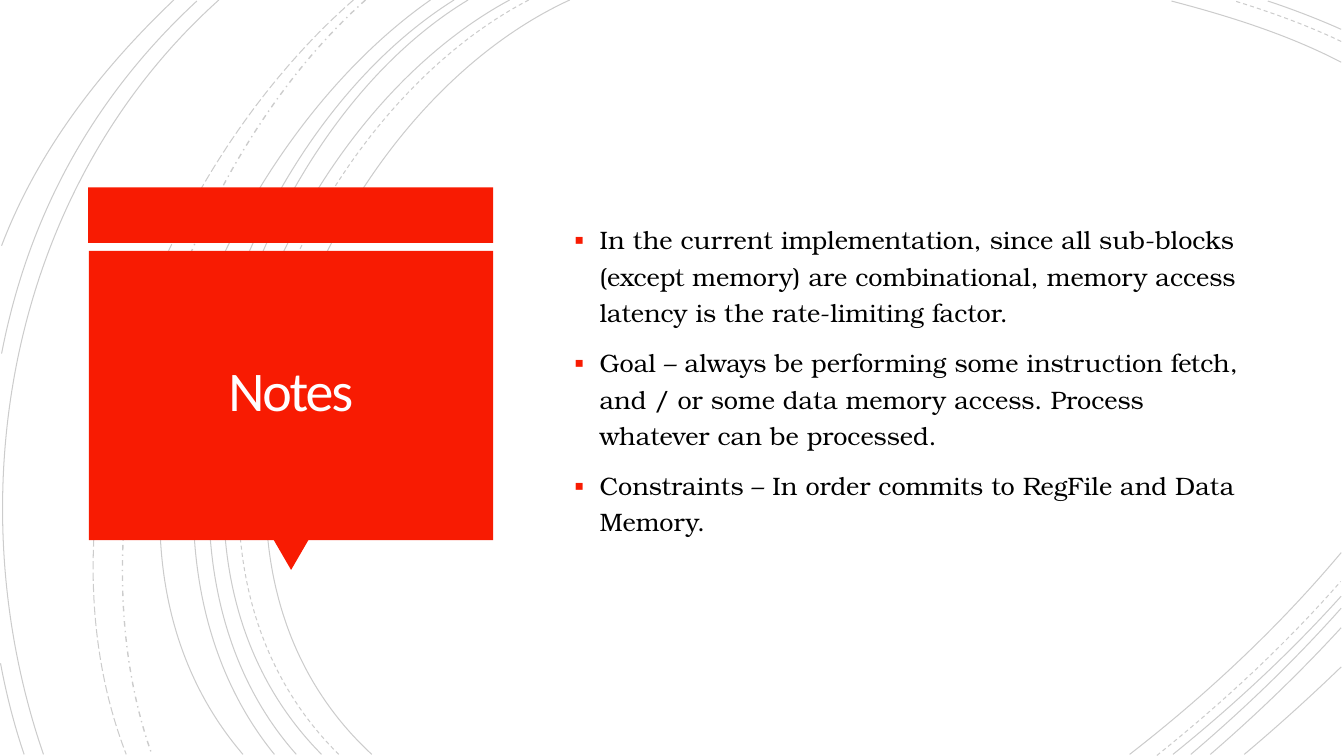
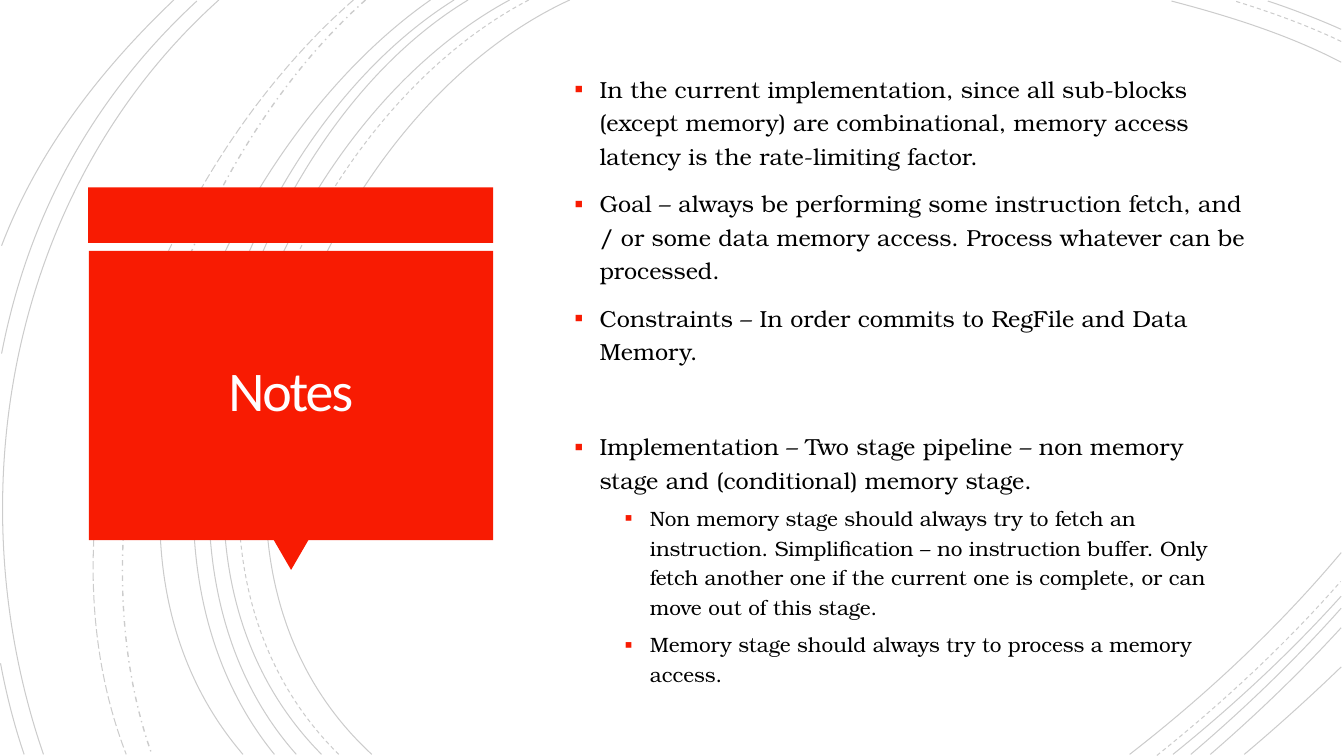
Before and after one commit to mrinav-saxena/riscv_verif0, a slide deck: slide 7 of rtl/core/multi_cycle/stall_for_mem_core.pptx. Drawn at 1344x756 pixels with LibreOffice and Linux fonts; fonts in the diff are those of the drawing. Boxes give left, top, right and bottom in pixels: in the first picture for what was removed or moved away, otherwise in the second. Text is boxed around its words. In the diff, an @@ line names an element or a change of style, - is before the commit and + after.

Commit message:
updated stall_for_mem_core documentation, working on pipelined core

```diff
--- a/rtl/core/multi_cycle/stall_for_mem_core.pptx
+++ b/rtl/core/multi_cycle/stall_for_mem_core.pptx
@@ text at (600,81,1245,366): size 18 to 16.6 pt in "In the current implementation, since all sub-blocks ...", "Goal – always be performing some instruction ...", "Constraints – In order commits to RegFile ..." @@
@@ text at (600,438,1208,657): paragraphs added @@
+▪ Implementation – Two stage pipeline – non memory stage and (conditional) memory stage.
+  ▪ Non memory stage should always try to fetch an instruction. Simplification – no instruction buffer. Only fetch another one if the current one is complete, or can move out of this stage.
+  ▪ Memory stage should always try to process a memory access.
```
Also in this commit, not shown: 2 other slides changed, 2 slides added.
